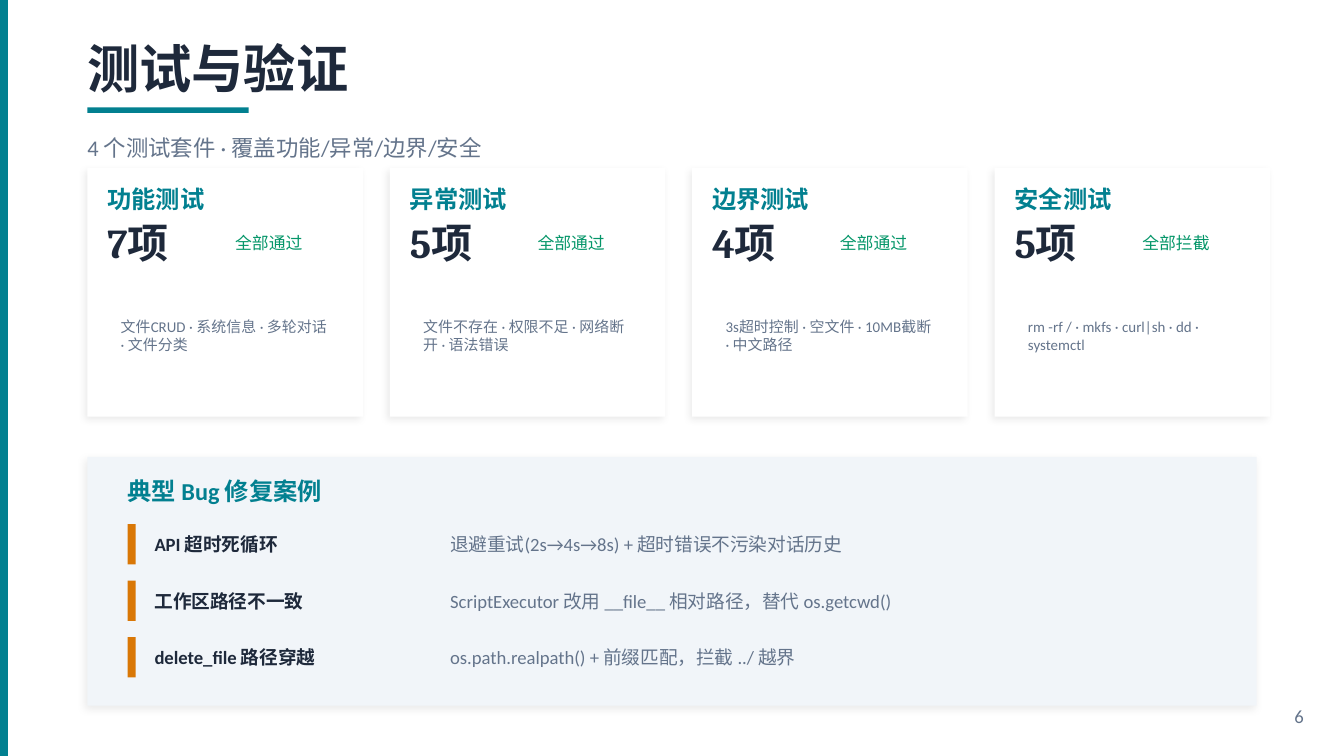
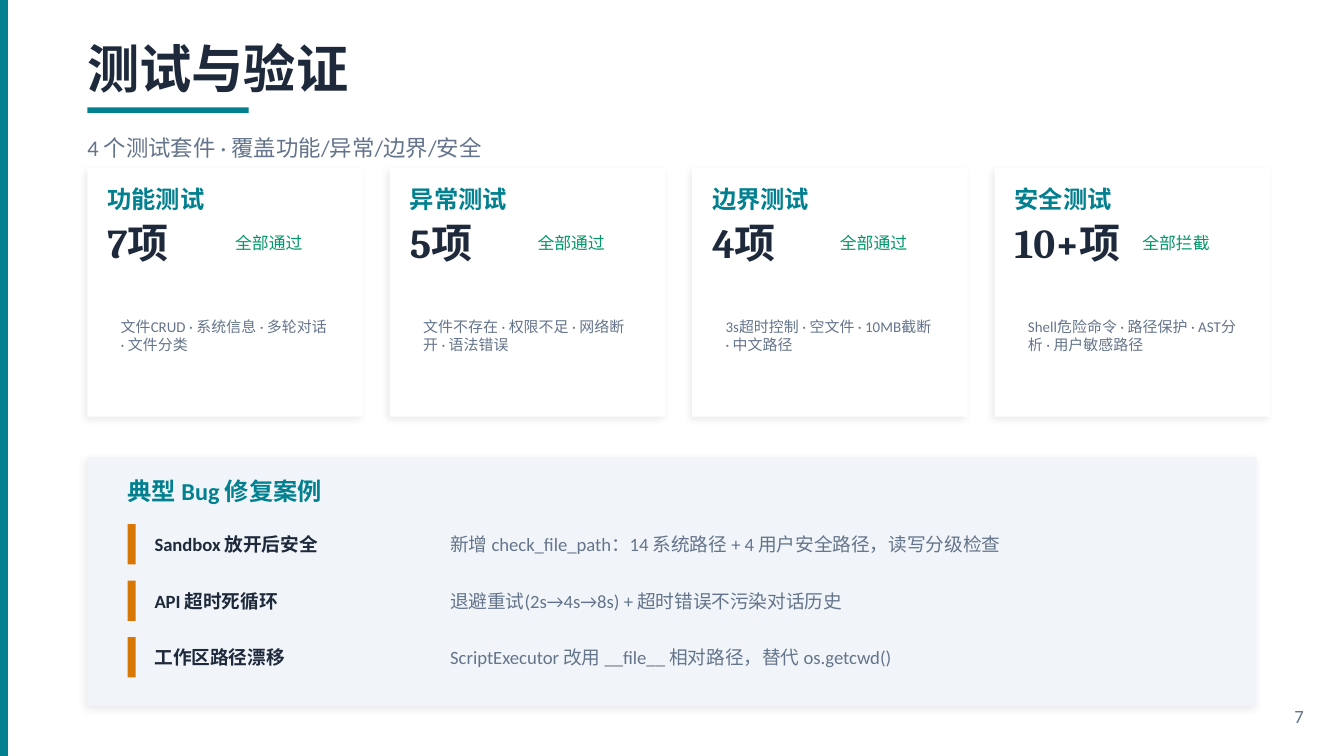
Before and after one commit to allenyagb/-AutoScript-Agent, a slide deck: slide 7 of 答辩PPT.pptx (slide 6 before the commit). Drawn at 1344x756 pixels with LibreOffice and Linux fonts; fonts in the diff are those of the drawing. Boxes give left, top, right and bottom in pixels: in the first picture for what was removed or moved away, otherwise in the second. Text is boxed around its words. In the diff, an @@ line names an element or a change of style, - is before the commit and + after.

```diff
--- a/答辩PPT.pptx
+++ b/答辩PPT.pptx
@@ text at (1015,224,1121,262): text changed @@
-5项
+10+项
@@ text at (1028,319,1188,351): text changed @@
-rm -rf / · mkfs · curl|sh · dd · systemctl
+Shell危险命令 · 路径保护 · AST分析 · 用户敏感路径
@@ text added at (155,535,318,553), 10 pt, text #1E293B, bold @@
+Sandbox 放开后安全
@@ text added at (450,535,1000,554), 10 pt, text #64748B @@
+新增 check_file_path：14 系统路径 + 4 用户安全路径，读写分级检查
@@ text removed at (155,592,304,610) @@
-工作区路径不一致
@@ 3 texts: place and size @@
-3 texts at (155,535,892,611)
+3 texts at (155,592,892,667)
@@ text at (155,648,285,666): text changed @@
-delete_file 路径穿越
+工作区路径漂移
@@ text removed at (450,648,795,667) @@
-os.path.realpath() + 前缀匹配，拦截 ../ 越界
@@ text at (1294,711,1303,723): text changed @@
-6
+7
```
Also in this commit, not shown: 3 other slides changed, 1 slide added, 4 other files.
